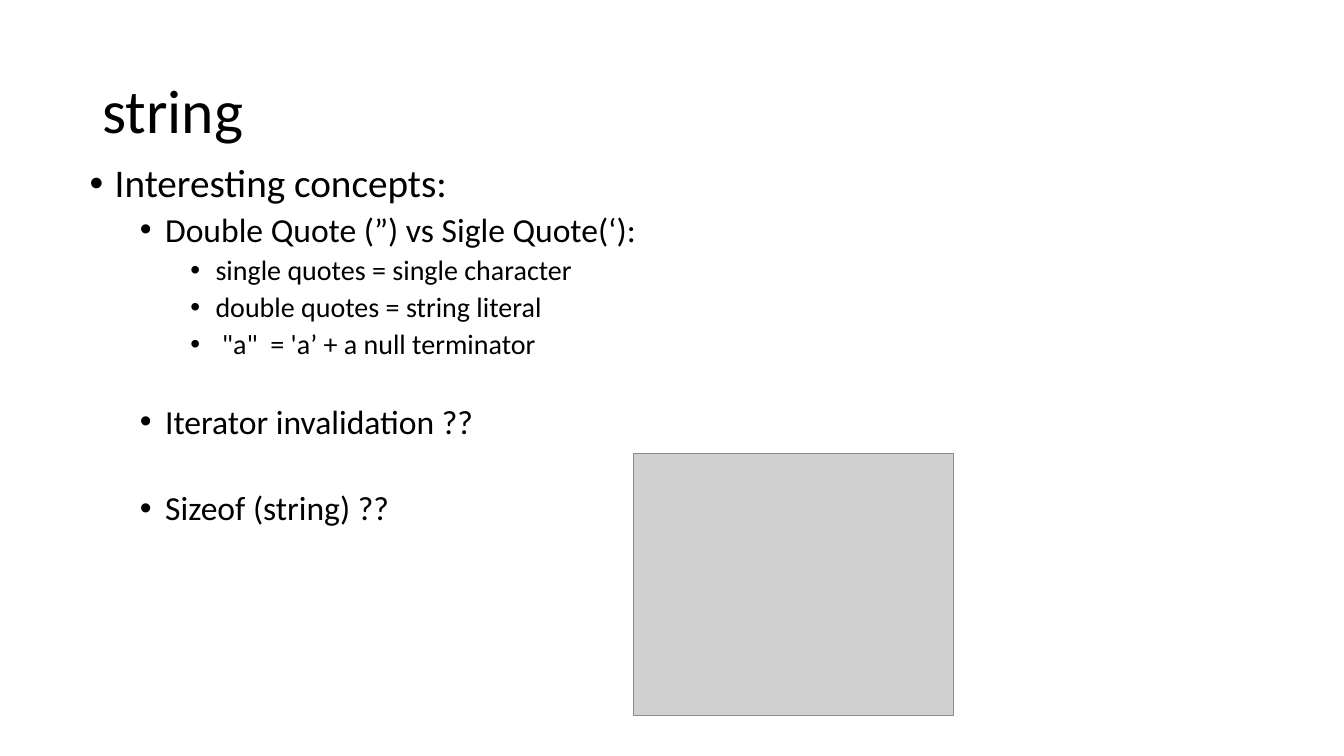
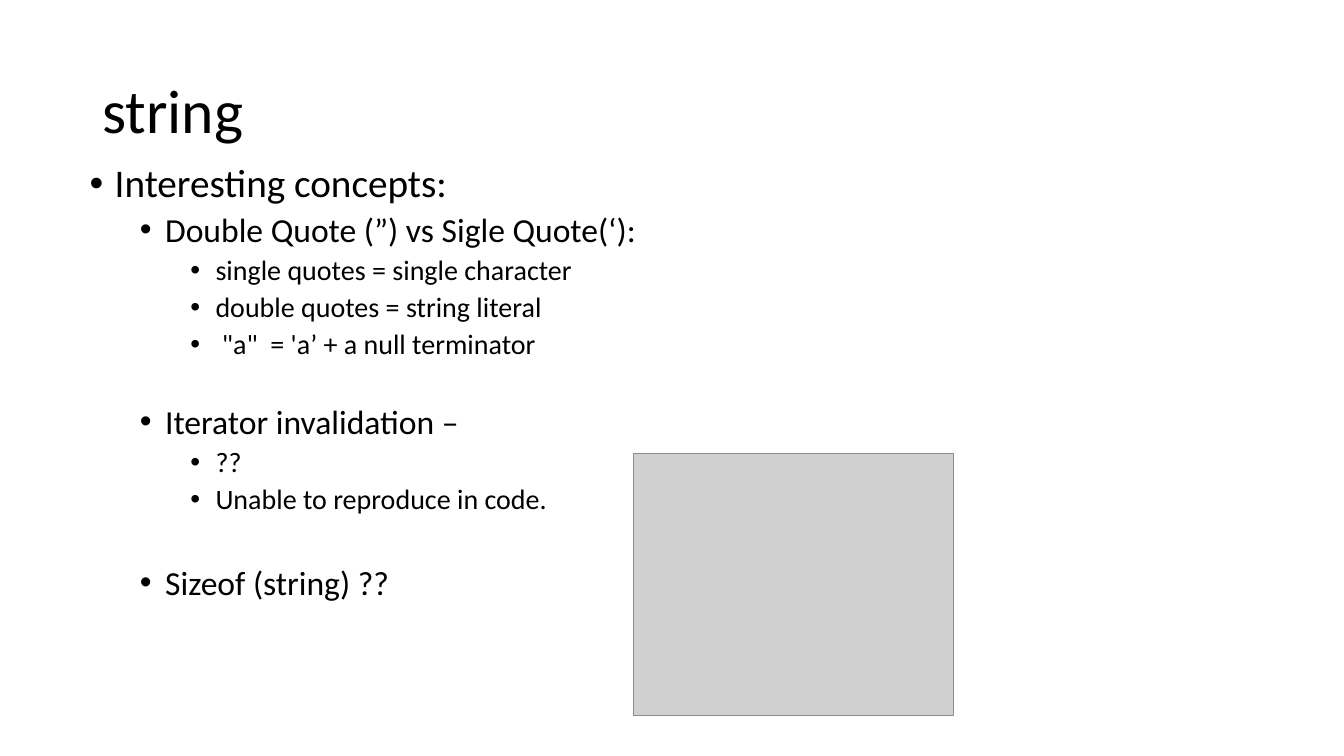
Before and after one commit to muksiddheswar/CPP-Examples, a slide deck: slide 6 of STL/STL_Presentation.pptx. Drawn at 1344x756 pixels with LibreOffice and Linux fonts; fonts in the diff are those of the drawing; grey boxes stand for pictures. Boxes give left, top, right and bottom in pixels: in the first picture for what was removed or moved away, otherwise in the second. Text is boxed around its words. In the diff, an @@ line names an element or a change of style, - is before the commit and + after.

```diff
--- a/STL/STL_Presentation.pptx
+++ b/STL/STL_Presentation.pptx
@@ text at (165,410,547,514): text changed; size 24 to 20 pt @@
-  • Iterator invalidation ??
+  • Iterator invalidation –
+    • ??
+    • Unable to reproduce in code.
```
Also in this commit, not shown: 4 other slides changed, 1 slide added, 2 slides removed.
